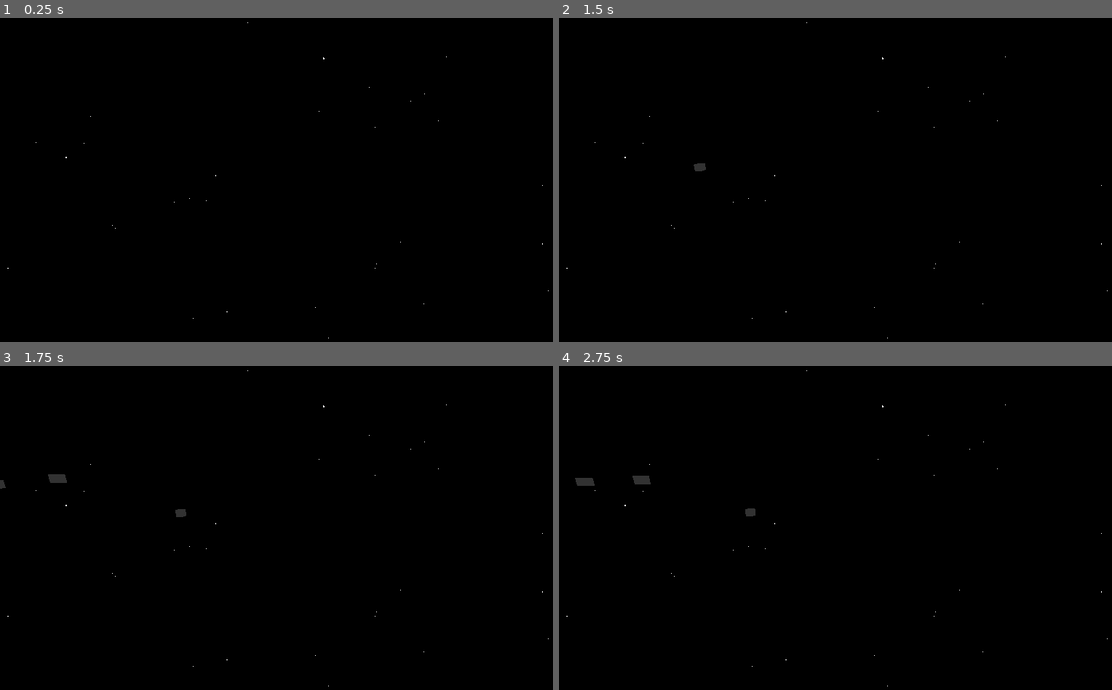
Above: before the commit, frames 1-4 (two rows, left to right).
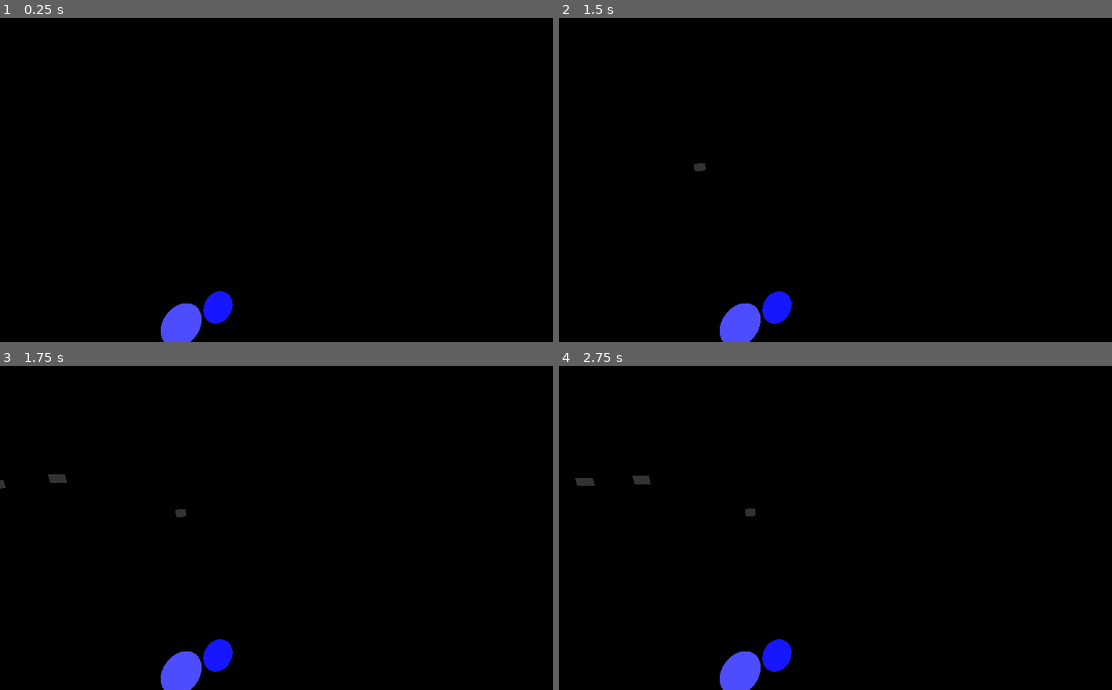
Above: after the commit, the same moments.

Repository: SidewaysFox/faster-than-faster-than-light
Game: Godot game, scene res://space.tscn
Same seed, same stepped clock (60 frames per second), same inputs: the game is played once before the commit and once after it.
Inputs:
- Up to frame 1 (0.25 s): no input
- Up to frame 2 (1.5 s): tap Enter at 0.5 s; tap Space at 1.25 s
- Up to frame 3 (1.75 s): no input
- Up to frame 4 (2.75 s): no input

The runs differ from the first frame. In frame 1, 1.1% of the frame differs, in the area x 1-100%, y 1-100%; in frame 2, 1.1%; in frame 3, 1.1%; in frame 4, 1.1%.

Commit message:
shaders 2 electric boogaloo

Diff:
--- a/faster-than-faster-than-light/bg-stars.gdshader
+++ b/faster-than-faster-than-light/bg-stars.gdshader
@@ -1,14 +1,16 @@
-shader_type canvas_item;
+shader_type spatial;
 
 uniform vec4 bg_color: source_color;
+uniform float seed = 1.0;
+uniform float prob_mod = 1.0;
 
 float rand(vec2 st) {
-    return fract(sin(dot(st.xy, vec2(12.9898,78.233))) * 43758.5453123);
+    return fract(sin(dot(st.xy, vec2(12.9898,78.233)) * seed) * 43758.5453123);
 }
 
 void fragment() {
 	float size = 100.0;
-	float prob = 0.9;
+	float prob = 0.9 * prob_mod;
 	vec2 pos = floor(1.0 / size * FRAGCOORD.xy);
 	float color = 0.0;
 	float starValue = rand(pos);
@@ -25,5 +27,5 @@
 		float r = rand(SCREEN_UV.xy);
 		color = r * (0.85 * sin(TIME * (r * 5.0) + 720.0 * r) + 0.95);
 	}
-	COLOR = vec4(vec3(color),1.0) + bg_color;
+	ALBEDO = vec3(color);
 }
--- a/faster-than-faster-than-light/space.gd
+++ b/faster-than-faster-than-light/space.gd
@@ -9,12 +9,14 @@
 
 
 func _ready() -> void:
+	$BGStars.material_override.set_shader_parameter("seed", randf_range(0.01, 100.0))
+	$BGStars.material_override.set_shader_parameter("prob_mod", randf_range(0.9, 1.1))
 	for i in system_types.pick_random():
 		var z: float = randf_range(-3000, -300)
 		var x: float = randf_range(z * -1.25, z * 1.25)
 		var y: float = randf_range(z / 0.8, z / -2.3)
 		var colour = star_colours.pick_random()
-		$Background.get_node("MainStar" + str(i + 1)).mesh.material.color = colour
+		$Background.get_node("MainStar" + str(i + 1)).mesh.material.albedo_color = colour
 		$Background.get_node("MainStar" + str(i + 1)).mesh.material.emission = colour
 		$Background.get_node("MainStar" + str(i + 1)).mesh.radius = randf_range(75, 180)
 		$Background.get_node("MainStar" + str(i + 1)).mesh.height = $Background.get_node("MainStar" + str(i + 1)).mesh.radius * 2
@@ -44,12 +46,12 @@
 				new_nebula.mesh.height = new_nebula.mesh.radius * 2
 				nebula_pos += Vector3(randf_range(-50, 50), randf_range(-50, 50), randf_range(-50, 50))
 				$Background.add_child(new_nebula)
-	for i in randi_range(400, 1200):
-		var new_star = bg_star.instantiate()
-		new_star.mesh.radius = randf_range(0.6, 1.5)
-		new_star.mesh.height = new_star.mesh.radius * 2
-		new_star.position = Vector3(randf_range(-1500, 1500), randf_range(-1500, 1500), randf_range(-1500, -200))
-		$Background.add_child(new_star)
+	#for i in randi_range(400, 1200):
+		#var new_star = bg_star.instantiate()
+		#new_star.mesh.radius = randf_range(0.6, 1.5)
+		#new_star.mesh.height = new_star.mesh.radius * 2
+		#new_star.position = Vector3(randf_range(-1500, 1500), randf_range(-1500, 1500), randf_range(-1500, -200))
+		#$Background.add_child(new_star)
 
 
 func _process(delta: float) -> void:
--- a/faster-than-faster-than-light/space.gdshader
+++ /dev/null
@@ -1,29 +0,0 @@
-shader_type spatial;
-
-uniform vec4 bg_color: source_color;
-
-float rand(vec2 st) {
-    return fract(sin(dot(st.xy, vec2(12.9898,78.233))) * 43758.5453123);
-}
-
-void fragment() {
-	float size = 100.0;
-	float prob = 0.9;
-	vec2 pos = floor(1.0 / size * FRAGCOORD.xy);
-	float color = 0.0;
-	float starValue = rand(pos);
-
-	if (starValue > prob)
-	{
-		vec2 center = size * pos + vec2(size, size) * 0.5;
-		float t = 0.9 + 0.2 * sin(TIME * 8.0 + (starValue - prob) / (1.0 - prob) * 45.0);
-		color = 1.0 - distance(FRAGCOORD.xy, center) / (0.5 * size);
-		color = color * t / (abs(FRAGCOORD.y - center.y)) * t / (abs(FRAGCOORD.x - center.x));
-	}
-	else if (rand(SCREEN_UV.xy / 20.0) > 0.996)
-	{
-		float r = rand(SCREEN_UV.xy);
-		color = r * (0.85 * sin(TIME * (r * 5.0) + 720.0 * r) + 0.95);
-	}
-	ALBEDO = vec3(color);
-}
--- a/faster-than-faster-than-light/space.tscn
+++ b/faster-than-faster-than-light/space.tscn
@@ -1,23 +1,22 @@
-[gd_scene load_steps=15 format=3 uid="uid://cacny3icm7ern"]
+[gd_scene load_steps=14 format=3 uid="uid://cacny3icm7ern"]
 
 [ext_resource type="Script" uid="uid://b4wkdvc46ch1a" path="res://space.gd" id="1_81phd"]
 [ext_resource type="PackedScene" uid="uid://cjxyia0bj1uuo" path="res://starship.tscn" id="1_d5lh8"]
 [ext_resource type="PackedScene" uid="uid://we015wgfhmco" path="res://bg_star.tscn" id="2_qtpbo"]
 [ext_resource type="PackedScene" uid="uid://dn8u0s6bv084r" path="res://bg_nebula.tscn" id="3_rxlph"]
-[ext_resource type="Shader" uid="uid://c382ugk33pnhp" path="res://space.gdshader" id="4_ulv8f"]
-
-[sub_resource type="Environment" id="Environment_d5lh8"]
-background_energy_multiplier = 0.0
+[ext_resource type="Shader" uid="uid://dbf33bsxrsi1x" path="res://bg-stars.gdshader" id="4_ulv8f"]
 
 [sub_resource type="ShaderMaterial" id="ShaderMaterial_ulv8f"]
 render_priority = 0
 shader = ExtResource("4_ulv8f")
 shader_parameter/bg_color = Color(0, 0, 0, 1)
+shader_parameter/seed = 1.0
+shader_parameter/prob_mod = 1.0
 
 [sub_resource type="SphereMesh" id="SphereMesh_4fhbr"]
 flip_faces = true
-radius = 1000.0
-height = 2000.0
+radius = 3000.0
+height = 6000.0
 
 [sub_resource type="StandardMaterial3D" id="StandardMaterial3D_rxlph"]
 albedo_color = Color(1, 0.470588, 0, 1)
@@ -60,9 +59,6 @@
 bg_star = ExtResource("2_qtpbo")
 bg_nebula = ExtResource("3_rxlph")
 
-[node name="WorldEnvironment" type="WorldEnvironment" parent="."]
-environment = SubResource("Environment_d5lh8")
-
 [node name="BGStars" type="MeshInstance3D" parent="."]
 material_override = SubResource("ShaderMaterial_ulv8f")
 mesh = SubResource("SphereMesh_4fhbr")
Not shown, removed: faster-than-faster-than-light/space.gdshader.uid
